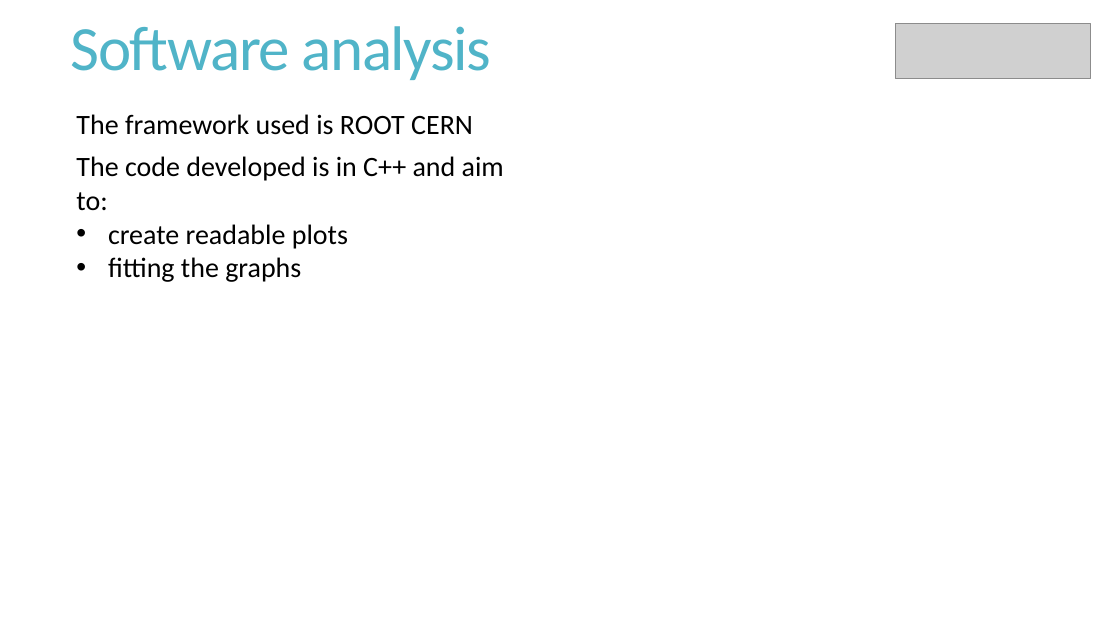
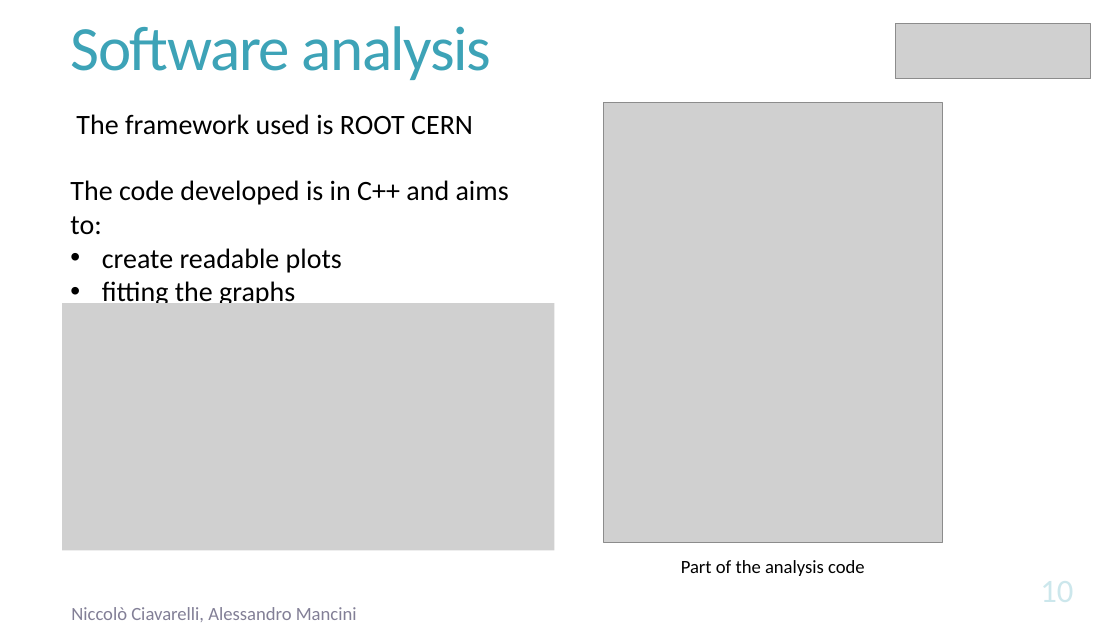
Before and after one commit to ciavanick/ArtificialPancreas, a slide deck: slide 10 of Presentation.pptx. Drawn at 1120x630 pixels with LibreOffice and Linux fonts; fonts in the diff are those of the drawing; grey boxes stand for pictures. Boxes give left, top, right and bottom in pixels: in the first picture for what was removed or moved away, otherwise in the second. Text is boxed around its words. In the diff, an @@ line names an element or a change of style, - is before the commit and + after.

Commit message:
presentation

```diff
--- a/Presentation.pptx
+++ b/Presentation.pptx
@@ text "Software analysis" at (71,26,492,80): text colour #50B4C8 to #3DA3B7 @@
@@ picture added at (604,103,943,543) @@
@@ text "The code developed is in ...": place and size @@
-text "The code developed is in ..." at (76,156,504,282)
+text "The code developed is in ..." at (70,180,509,308)
@@ text at (70,180,509,234): text changed @@
-The code developed is in C++ and aim to:
+The code developed is in C++ and aims to:
@@ picture added at (62,303,555,550) @@
@@ text added at (681,560,865,576), 16 pt, text #000000 @@
+Part of the analysis code
@@ text added at (71,607,357,622), 16 pt, text #635F7C at 80% opacity @@
+Niccolò Ciavarelli, Alessandro Mancini
```
Also in this commit, not shown: 10 other slides changed, 5 slides added, 2 other files.
